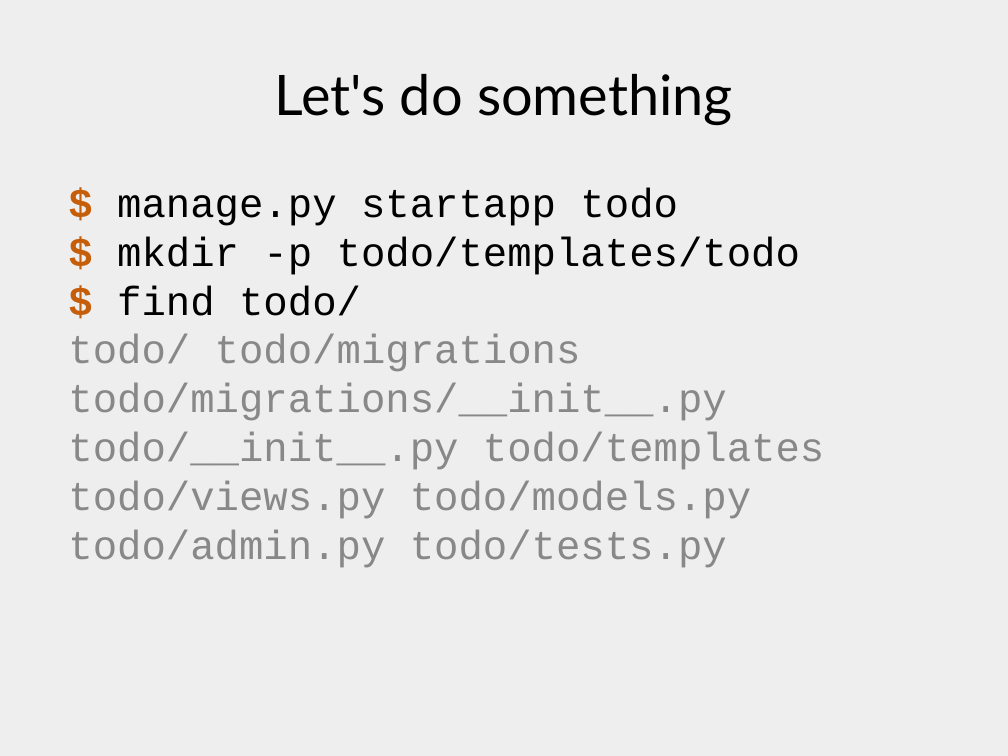
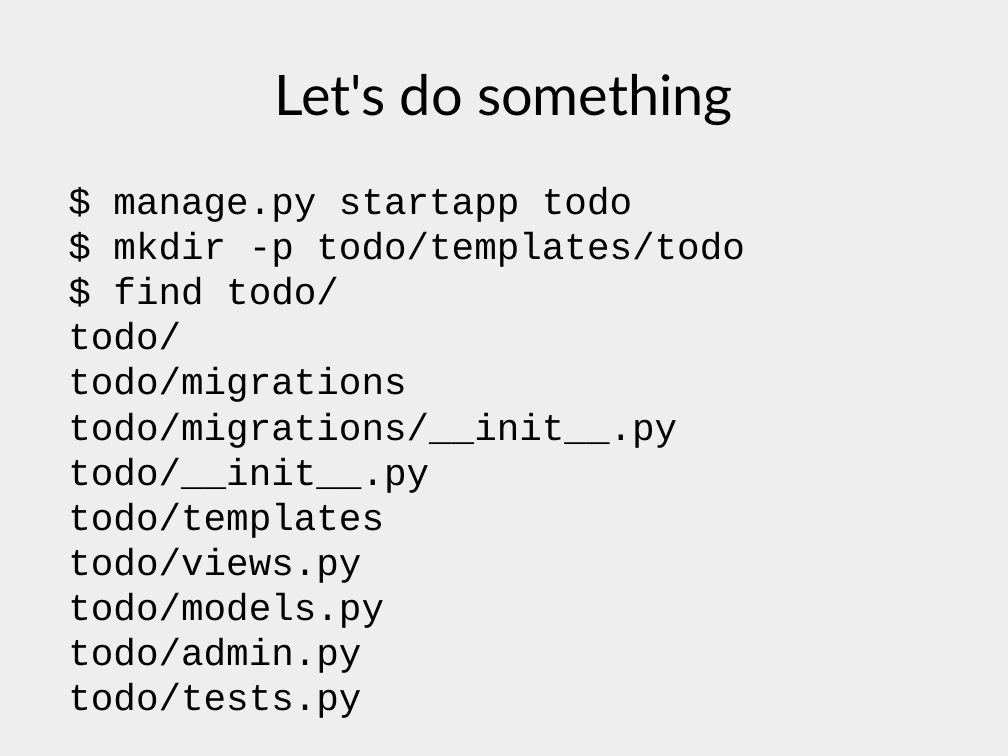
Before and after one commit to xrmx/tcs-lademuta, a slide deck: slide 14 of django.odp. Drawn at 1008x756 pixels with LibreOffice and Linux fonts; fonts in the diff are those of the drawing. Boxes give left, top, right and bottom in pixels: in the first picture for what was removed or moved away, otherwise in the second. Text is boxed around its words. In the diff, an @@ line names an element or a change of style, - is before the commit and + after.

```diff
--- a/django.odp
+++ b/django.odp
@@ text "$ manage.py startapp todo $ ..." at (x1=68, y1=187, x2=744, y2=718): size 32 to 29.6 pt; text colour #C65D09 to #000000, bold off in "$ $ $"; text colour #888888 to #000000 in "todo/ todo/migrations todo/migrations/__init__.py todo/__ini ..." @@
```
Also in this commit, not shown: 6 other slides changed, 2 other files.
